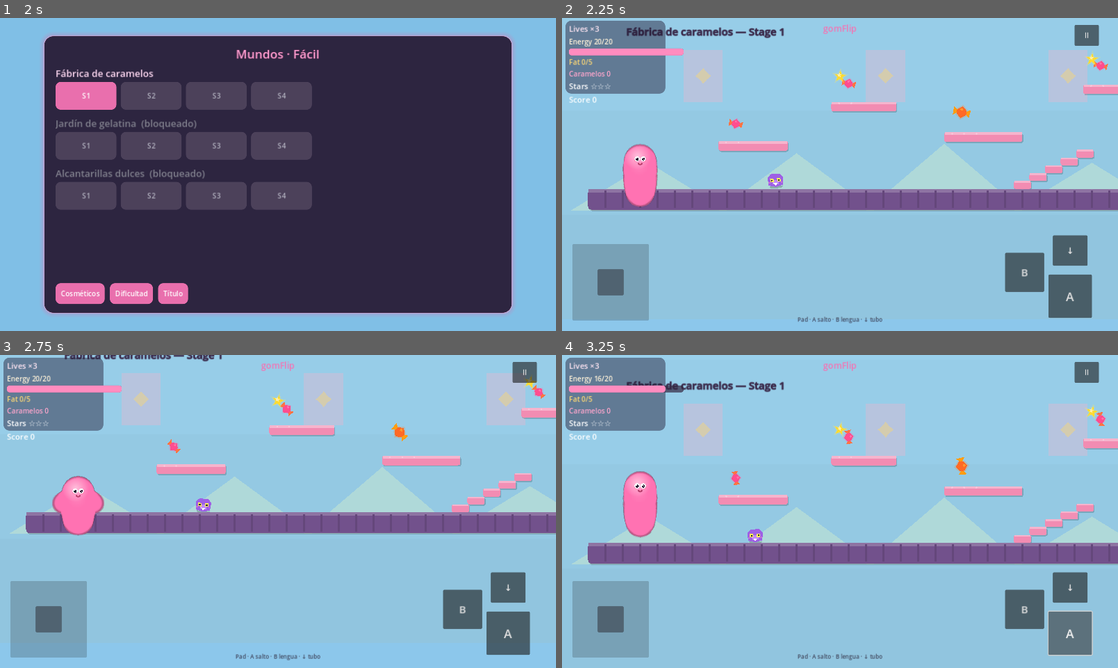
Above: before the commit, frames 1-4 (two rows, left to right).
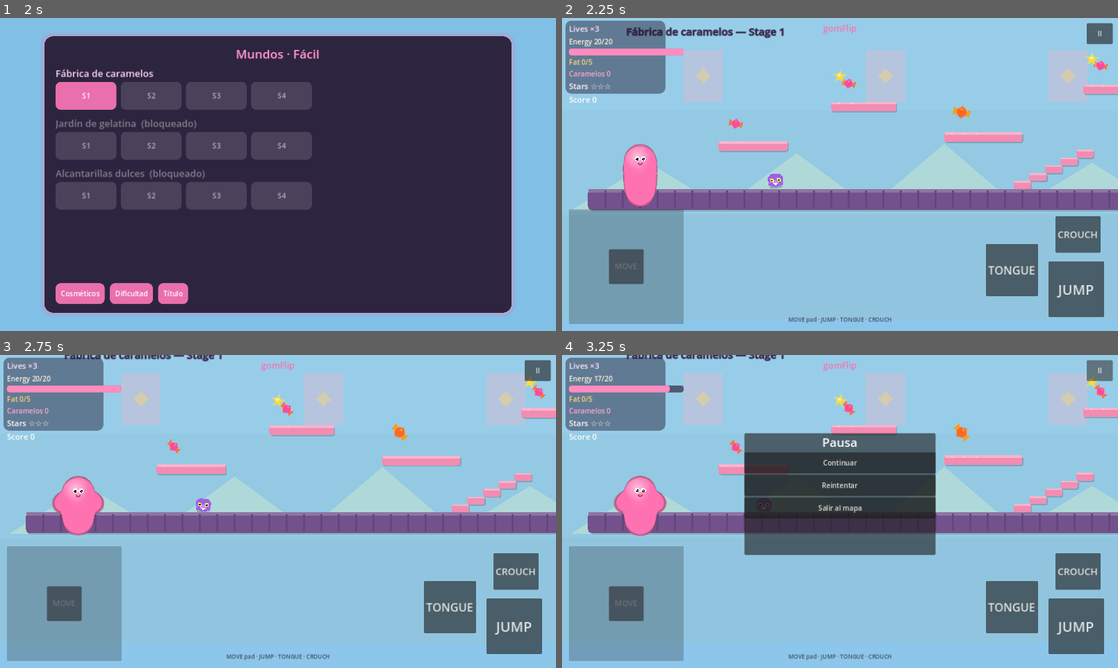
Above: after the commit, the same moments.

Repository: InversorIbex/plopflip
Game: Godot game, scene res://scenes/main.tscn
Two runs of this game, one before a commit and one after it. Both use one fixed random seed, a clock stepped at 60 frames per second and the inputs below.
Inputs:
- Up to frame 1 (2 s): click "Jugar" at 0.5 s; click "Fácil" at 1.25 s
- Up to frame 2 (2.25 s): click "S1" at 2 s
- Up to frame 3 (2.75 s): no input
- Up to frame 4 (3.25 s): click "A" (after the commit: "II") at 2.75 s

Frame 1 is identical in both runs. In frame 2, 8.4% of the frame differs, in the area x 1-100%, y 1-98%; in frame 3, 8.4%; in frame 4, 40%, in the area x 1-100%, y 0-98%.

Commit message:
Fix Android multitouch controls with TouchScreenButtons
Root cause: GUI Buttons only received the first emulated mouse finger, so
move+jump could not work together and the pad often did nothing.
Drive move/jump/tongue/crouch via TouchScreenButton → InputMap instead.

Co-authored-by: Inversor_IBEX <InversorIbex@users.noreply.github.com>

Diff:
--- a/project.godot
+++ b/project.godot
@@ -31,6 +31,11 @@
 window/stretch/mode="canvas_items"
 window/stretch/aspect="expand"
 window/handheld/orientation=4
+
+[input_devices]
+
+pointing/emulate_touch_from_mouse=true
+pointing/emulate_mouse_from_touch=true
 
 [input]
 
--- a/scenes/ui/touch_controls.tscn
+++ b/scenes/ui/touch_controls.tscn
@@ -1,6 +1,9 @@
-[gd_scene load_steps=2 format=3 uid="uid://gomflip_touch"]
+[gd_scene load_steps=3 format=3 uid="uid://gomflip_touch"]
 
 [ext_resource type="Script" path="res://scripts/touch_controls.gd" id="1_touch"]
+
+[sub_resource type="RectangleShape2D" id="Rect_placeholder"]
+size = Vector2(140, 140)
 
 [node name="TouchControls" type="Control"]
 layout_mode = 3
@@ -17,12 +20,12 @@
 anchors_preset = 2
 anchor_top = 1.0
 anchor_bottom = 1.0
-offset_left = 24.0
-offset_top = -200.0
-offset_right = 200.0
-offset_bottom = -24.0
+offset_left = 16.0
+offset_top = -280.0
+offset_right = 280.0
+offset_bottom = -16.0
 grow_vertical = 0
-mouse_filter = 0
+mouse_filter = 2
 
 [node name="Bg" type="Panel" parent="LeftPad"]
 layout_mode = 1
@@ -31,16 +34,34 @@
 anchor_bottom = 1.0
 grow_horizontal = 2
 grow_vertical = 2
-modulate = Color(1, 1, 1, 0.35)
+modulate = Color(1, 1, 1, 0.4)
+mouse_filter = 2
+
+[node name="Hint" type="Label" parent="LeftPad"]
+layout_mode = 1
+anchors_preset = 8
+anchor_left = 0.5
+anchor_top = 0.5
+anchor_right = 0.5
+anchor_bottom = 0.5
+offset_left = -48.0
+offset_top = -14.0
+offset_right = 48.0
+offset_bottom = 14.0
+theme_override_colors/font_color = Color(1, 1, 1, 0.55)
+theme_override_font_sizes/font_size = 18
+text = "MOVE"
+horizontal_alignment = 1
+vertical_alignment = 1
 mouse_filter = 2
 
 [node name="Knob" type="Panel" parent="LeftPad"]
 layout_mode = 0
-offset_left = 58.0
-offset_top = 58.0
-offset_right = 118.0
-offset_bottom = 118.0
-modulate = Color(1, 0.55, 0.7, 0.7)
+offset_left = 92.0
+offset_top = 92.0
+offset_right = 172.0
+offset_bottom = 172.0
+modulate = Color(1, 0.55, 0.7, 0.85)
 mouse_filter = 2
 
 [node name="RightButtons" type="Control" parent="."]
@@ -50,39 +71,75 @@
 anchor_top = 1.0
 anchor_right = 1.0
 anchor_bottom = 1.0
-offset_left = -260.0
-offset_top = -220.0
-offset_right = -16.0
-offset_bottom = -16.0
+offset_left = -320.0
+offset_top = -280.0
+offset_right = -12.0
+offset_bottom = -12.0
 grow_horizontal = 0
 grow_vertical = 0
 mouse_filter = 2
 
 [node name="Jump" type="Button" parent="RightButtons"]
 layout_mode = 0
-offset_left = 100.0
-offset_top = 90.0
-offset_right = 200.0
-offset_bottom = 190.0
-theme_override_font_sizes/font_size = 28
-text = "A"
+offset_left = 160.0
+offset_top = 120.0
+offset_right = 288.0
+offset_bottom = 248.0
+focus_mode = 0
+mouse_filter = 2
+theme_override_font_sizes/font_size = 32
+text = "JUMP"
 
 [node name="Tongue" type="Button" parent="RightButtons"]
 layout_mode = 0
-offset_left = 0.0
-offset_top = 40.0
-offset_right = 90.0
-offset_bottom = 130.0
-theme_override_font_sizes/font_size = 24
-text = "B"
+offset_left = 16.0
+offset_top = 80.0
+offset_right = 136.0
+offset_bottom = 200.0
+focus_mode = 0
+mouse_filter = 2
+theme_override_font_sizes/font_size = 26
+text = "TONGUE"
 
 [node name="Down" type="Button" parent="RightButtons"]
 layout_mode = 0
-offset_left = 110.0
-offset_top = 0.0
-offset_right = 190.0
-offset_bottom = 70.0
-theme_override_font_sizes/font_size = 20
-text = "↓"
+offset_left = 176.0
+offset_top = 16.0
+offset_right = 280.0
+offset_bottom = 100.0
+focus_mode = 0
+mouse_filter = 2
+theme_override_font_sizes/font_size = 22
+text = "CROUCH"
 
-[connection signal="gui_input" from="LeftPad" to="." method="_on_left_pad_gui_input"]
+[node name="Buttons" type="Node2D" parent="."]
+
+[node name="Jump" type="TouchScreenButton" parent="Buttons"]
+position = Vector2(1120, 560)
+shape = SubResource("Rect_placeholder")
+action = "jump"
+passby_press = true
+
+[node name="Tongue" type="TouchScreenButton" parent="Buttons"]
+position = Vector2(980, 520)
+shape = SubResource("Rect_placeholder")
+action = "tongue"
+passby_press = true
+
+[node name="Down" type="TouchScreenButton" parent="Buttons"]
+position = Vector2(1120, 420)
+shape = SubResource("Rect_placeholder")
+action = "move_down"
+passby_press = true
+
+[node name="Left" type="TouchScreenButton" parent="Buttons"]
+position = Vector2(80, 560)
+shape = SubResource("Rect_placeholder")
+action = "move_left"
+passby_press = true
+
+[node name="Right" type="TouchScreenButton" parent="Buttons"]
+position = Vector2(200, 560)
+shape = SubResource("Rect_placeholder")
+action = "move_right"
+passby_press = true
--- a/scripts/fase0_stage.gd
+++ b/scripts/fase0_stage.gd
@@ -3,7 +3,7 @@
 
 @onready var player: CharacterBody2D = $Player
 @onready var camera: Camera2D = $Camera2D
-@onready var touch: Control = $UI/TouchControls
+@onready var touch: Node = $UI/TouchControls
 
 
 func _ready() -> void:
--- a/scripts/hud.gd
+++ b/scripts/hud.gd
@@ -36,7 +36,7 @@
 	_on_stars(GameState.stars_mask)
 	_on_score(GameState.stage_score)
 	if hint_label:
-		hint_label.text = "Pad · A salto · B lengua · ↓ tubo"
+		hint_label.text = "MOVE pad · JUMP · TONGUE · CROUCH"
 	var title: Label = get_node_or_null("Root/Title")
 	if title:
 		title.text = "gomFlip"
--- a/scripts/stage_runtime.gd
+++ b/scripts/stage_runtime.gd
@@ -10,7 +10,7 @@
 var level: Dictionary = {}
 var player: CharacterBody2D
 var camera: Camera2D
-var touch: Control
+var touch: Node
 var hud: Control
 var finished: bool = false
 var _entities: Node2D
@@ -468,16 +468,27 @@
 	canvas.layer = 20
 	add_child(canvas)
 	hud = preload("res://scenes/ui/hud.tscn").instantiate()
+	# HUD must not steal touches from virtual controls.
+	if hud is Control:
+		(hud as Control).mouse_filter = Control.MOUSE_FILTER_IGNORE
 	canvas.add_child(hud)
+	# Touch on its own higher layer so controls stay above HUD/hints.
+	var touch_layer := CanvasLayer.new()
+	touch_layer.layer = 30
+	add_child(touch_layer)
 	touch = preload("res://scenes/ui/touch_controls.tscn").instantiate()
-	canvas.add_child(touch)
+	touch_layer.add_child(touch)
 	if touch.has_method("bind_player"):
 		touch.bind_player(player)
-	# Pause button
+	# Pause button (small, top-right — does not cover action buttons)
 	var pause_btn := Button.new()
 	pause_btn.text = "II"
-	pause_btn.position = Vector2(1180, 16)
-	pause_btn.custom_minimum_size = Vector2(56, 48)
+	pause_btn.set_anchors_preset(Control.PRESET_TOP_RIGHT)
+	pause_btn.offset_left = -72.0
+	pause_btn.offset_top = 12.0
+	pause_btn.offset_right = -12.0
+	pause_btn.offset_bottom = 60.0
+	pause_btn.focus_mode = Control.FOCUS_NONE
 	pause_btn.pressed.connect(func() -> void: get_tree().paused = true; _show_pause())
 	canvas.add_child(pause_btn)
 	pause_btn.process_mode = Node.PROCESS_MODE_ALWAYS
--- a/scripts/touch_controls.gd
+++ b/scripts/touch_controls.gd
@@ -1,96 +1,174 @@
 extends Control
-## Virtual landscape controls — left pad, jump + tongue on the right (GDD §8.1).
+## Android multitouch controls.
+## Gameplay actions: TouchScreenButton → InputMap (multi-finger safe).
+## Visible pad/buttons are cosmetics; hit shapes are laid out over them.
 
 @export var player_path: NodePath
-
 var player: Node
-var pad_touch_index: int = -1
-var pad_origin: Vector2 = Vector2.ZERO
 
 @onready var pad_area: Control = $LeftPad
 @onready var pad_knob: Control = $LeftPad/Knob
-@onready var btn_jump: Button = $RightButtons/Jump
-@onready var btn_tongue: Button = $RightButtons/Tongue
-@onready var btn_down: Button = $RightButtons/Down
 
 
 func _ready() -> void:
+	mouse_filter = Control.MOUSE_FILTER_IGNORE
+	process_mode = Node.PROCESS_MODE_ALWAYS
+	set_anchors_and_offsets_preset(Control.PRESET_FULL_RECT)
 	if player_path:
 		player = get_node_or_null(player_path)
-	btn_jump.button_down.connect(func() -> void:
-		if player and player.has_method("press_jump"):
-			player.press_jump()
-	)
-	btn_tongue.button_down.connect(func() -> void:
-		if player and player.has_method("press_tongue"):
-			player.press_tongue()
-	)
-	btn_down.button_down.connect(func() -> void:
-		if player and player.has_method("set_touch_down"):
-			player.set_touch_down(true)
-	)
-	btn_down.button_up.connect(func() -> void:
-		if player and player.has_method("set_touch_down"):
-			player.set_touch_down(false)
-	)
+	_setup_ui_filters()
+	_reset_pad_visual()
+	_layout_touch_buttons()
+	get_viewport().size_changed.connect(_layout_touch_buttons)
+	call_deferred("_layout_touch_buttons")
+	var relay := Node.new()
+	relay.name = "StickInputRelay"
+	relay.set_script(preload("res://scripts/touch_input_relay.gd"))
+	add_child(relay)
 
 
 func bind_player(p: Node) -> void:
 	player = p
 
 
-func _gui_input(event: InputEvent) -> void:
-	# Fallback — pad handled in LeftPad
-	pass
+func _setup_ui_filters() -> void:
+	for path in ["LeftPad", "RightButtons/Jump", "RightButtons/Tongue", "RightButtons/Down"]:
+		var node := get_node_or_null(path)
+		if node is Control:
+			(node as Control).mouse_filter = Control.MOUSE_FILTER_IGNORE
+		if node is BaseButton:
+			(node as BaseButton).focus_mode = Control.FOCUS_NONE
+	if pad_area:
+		for child in pad_area.get_children():
+			if child is Control:
+				(child as Control).mouse_filter = Control.MOUSE_FILTER_IGNORE
 
 
-func _on_left_pad_gui_input(event: InputEvent) -> void:
-	if event is InputEventScreenTouch:
-		var st := event as InputEventScreenTouch
-		if st.pressed:
-			pad_touch_index = st.index
-			pad_origin = pad_area.size * 0.5
-			_update_pad(st.position)
-		elif st.index == pad_touch_index:
-			pad_touch_index = -1
-			_reset_pad()
-	elif event is InputEventScreenDrag:
-		var sd := event as InputEventScreenDrag
-		if sd.index == pad_touch_index:
-			_update_pad(sd.position)
-	elif event is InputEventMouseButton:
-		var mb := event as InputEventMouseButton
-		if mb.button_index == MOUSE_BUTTON_LEFT:
-			if mb.pressed:
-				pad_touch_index = 0
-				_update_pad(mb.position)
-			else:
-				pad_touch_index = -1
-				_reset_pad()
-	elif event is InputEventMouseMotion and pad_touch_index == 0:
-		_update_pad((event as InputEventMouseMotion).position)
+func _layout_touch_buttons() -> void:
+	_place($Buttons/Jump, $RightButtons/Jump)
+	_place($Buttons/Tongue, $RightButtons/Tongue)
+	_place($Buttons/Down, $RightButtons/Down)
+	if pad_area and pad_area.size.x > 4.0:
+		_place($Buttons/Left, pad_area, Rect2(0, 0, 0.5, 1))
+		_place($Buttons/Right, pad_area, Rect2(0.5, 0, 0.5, 1))
+	else:
+		var vp := get_viewport().get_visible_rect().size
+		_place_rect($Buttons/Left, Rect2(16, vp.y - 280, 130, 260))
+		_place_rect($Buttons/Right, Rect2(150, vp.y - 280, 130, 260))
+		_place_rect($Buttons/Jump, Rect2(vp.x - 200, vp.y - 240, 160, 160))
+		_place_rect($Buttons/Tongue, Rect2(vp.x - 340, vp.y - 280, 140, 140))
+		_place_rect($Buttons/Down, Rect2(vp.x - 180, vp.y - 360, 120, 100))
 
 
-func _update_pad(local_pos: Vector2) -> void:
-	var center := pad_area.size * 0.5
-	var delta := local_pos - center
-	var max_r := minf(pad_area.size.x, pad_area.size.y) * 0.35
-	if delta.length() > max_r:
-		delta = delta.normalized() * max_r
-	pad_knob.position = center + delta - pad_knob.size * 0.5
-	var axis := clampf(delta.x / max_r, -1.0, 1.0)
-	var down := delta.y > max_r * 0.55
-	if player:
-		if player.has_method("set_touch_axis"):
-			player.set_touch_axis(axis)
-		if player.has_method("set_touch_down"):
-			player.set_touch_down(down)
+func _place(tsb: TouchScreenButton, ctrl: Control, sub: Rect2 = Rect2(0, 0, 1, 1)) -> void:
+	if tsb == null or ctrl == null:
+		return
+	var top_left := ctrl.get_global_transform_with_canvas() * (ctrl.size * sub.position)
+	var size := ctrl.size * sub.size
+	_place_rect(tsb, Rect2(top_left - Vector2(12, 12), size + Vector2(24, 24)))
 
 
-func _reset_pad() -> void:
-	pad_knob.position = pad_area.size * 0.5 - pad_knob.size * 0.5
-	if player:
-		if player.has_method("set_touch_axis"):
-			player.set_touch_axis(0.0)
-		if player.has_method("set_touch_down"):
-			player.set_touch_down(false)
+func _place_rect(tsb: TouchScreenButton, rect: Rect2) -> void:
+	if tsb == null:
+		return
+	tsb.position = rect.position + rect.size * 0.5
+	var shape := RectangleShape2D.new()
+	shape.size = rect.size
+	tsb.shape = shape
+	tsb.passby_press = true
+
+
+func _reset_pad_visual() -> void:
+	if pad_area and pad_knob:
+		pad_knob.position = pad_area.size * 0.5 - pad_knob.size * 0.5
+
+
+func handle_input_event(event: InputEvent) -> void:
+	# Knob follow only — InputMap comes from TouchScreenButtons.
+	var pos := Vector2.ZERO
+	var pressed := false
+	var tracking := false
+	if event is InputEventScreenTouch:
+		pos = (event as InputEventScreenTouch).position
+		pressed = (event as InputEventScreenTouch).pressed
+		tracking = true
+	elif event is InputEventScreenDrag:
+		pos = (event as InputEventScreenDrag).position
+		pressed = true
+		tracking = true
+	elif not DisplayServer.is_touchscreen_available():
+		if event is InputEventMouseButton and (event as InputEventMouseButton).button_index == MOUSE_BUTTON_LEFT:
+			pos = (event as InputEventMouseButton).position
+			pressed = (event as InputEventMouseButton).pressed
+			tracking = true
+		elif event is InputEventMouseMotion and Input.is_mouse_button_pressed(MOUSE_BUTTON_LEFT):
+			pos = (event as InputEventMouseMotion).position
+			pressed = true
+			tracking = true
+	if not tracking:
+		return
+	if not _point_in_pad(pos):
+		if not pressed:
+			_reset_pad_visual()
+		return
+	if pressed:
+		_follow_knob(pos)
+	else:
+		_reset_pad_visual()
+
+
+func _point_in_pad(screen_pos: Vector2) -> bool:
+	if pad_area == null:
+		return false
+	var local := pad_area.get_global_transform_with_canvas().affine_inverse() * screen_pos
+	return Rect2(Vector2(-24, -24), pad_area.size + Vector2(48, 48)).has_point(local)
+
+
+func _follow_knob(screen_pos: Vector2) -> void:
+	if pad_area == null or pad_knob == null:
+		return
+	var local := pad_area.get_global_transform_with_canvas().affine_inverse() * screen_pos
+	var center := pad_area.size * 0.5
+	var delta := local - center
+	var max_r := minf(pad_area.size.x, pad_area.size.y) * 0.42
+	if max_r > 1.0 and delta.length() > max_r:
+		delta = delta.normalized() * max_r
+	if max_r > 1.0:
+		pad_knob.position = center + delta - pad_knob.size * 0.5
+		var axis := clampf(delta.x / max_r, -1.0, 1.0)
+		if player and player.has_method("set_touch_axis"):
+			player.set_touch_axis(axis)
+		if player and player.has_method("set_touch_down"):
+			player.set_touch_down(delta.y > max_r * 0.55 or Input.is_action_pressed("move_down"))
+
+
+func debug_press_move(axis: float) -> void:
+	if axis < -0.2:
+		if Input.is_action_pressed("move_right"):
+			Input.action_release("move_right")
+		Input.action_press("move_left", absf(axis))
+	elif axis > 0.2:
+		if Input.is_action_pressed("move_left"):
+			Input.action_release("move_left")
+		Input.action_press("move_right", absf(axis))
+	else:
+		if Input.is_action_pressed("move_left"):
+			Input.action_release("move_left")
+		if Input.is_action_pressed("move_right"):
+			Input.action_release("move_right")
+	if player and player.has_method("set_touch_axis"):
+		player.set_touch_axis(axis)
+
+
+func debug_press_jump() -> void:
+	Input.action_press("jump")
+	if player and player.has_method("press_jump"):
+		player.press_jump()
+	Input.action_release("jump")
+
+
+func debug_press_tongue() -> void:
+	Input.action_press("tongue")
+	if player and player.has_method("press_tongue"):
+		player.press_tongue()
+	Input.action_release("tongue")
--- /dev/null
+++ b/scripts/touch_input_relay.gd
@@ -0,0 +1,13 @@
+extends Node
+## Relays _input to parent TouchControls — Control._input is unreliable.
+
+
+func _ready() -> void:
+	set_process_input(true)
+	process_mode = Node.PROCESS_MODE_ALWAYS
+
+
+func _input(event: InputEvent) -> void:
+	var parent := get_parent()
+	if parent and parent.has_method("handle_input_event"):
+		parent.handle_input_event(event)
--- /dev/null
+++ b/scripts/touch_input_smoke.gd
@@ -0,0 +1,94 @@
+extends SceneTree
+## Headless smoke: InputMap move/jump fire; TouchScreenButtons laid out.
+
+
+func _init() -> void:
+	call_deferred("_run")
+
+
+func _run() -> void:
+	var failed := 0
+	print("touch_input_smoke: start")
+
+	Input.action_press("move_right", 1.0)
+	if not Input.is_action_pressed("move_right") or absf(Input.get_axis("move_left", "move_right") - 1.0) > 0.01:
+		push_error("FAIL: move_right / get_axis")
+		failed += 1
+	else:
+		print("OK: move_right + get_axis")
+	Input.action_release("move_right")
+
+	Input.action_press("move_left", 1.0)
+	if Input.get_axis("move_left", "move_right") >= 0.0:
+		push_error("FAIL: get_axis left")
+		failed += 1
+	else:
+		print("OK: get_axis left")
+	Input.action_release("move_left")
+
+	Input.action_press("jump")
+	if not Input.is_action_pressed("jump"):
+		push_error("FAIL: jump")
+		failed += 1
+	else:
+		print("OK: jump pressed")
+	Input.action_release("jump")
+
+	var packed: PackedScene = load("res://scenes/ui/touch_controls.tscn") as PackedScene
+	var controls: Control = packed.instantiate()
+	root.add_child(controls)
+	await create_timer(0.1).timeout
+	controls._layout_touch_buttons()
+	await create_timer(0.05).timeout
+
+	controls.debug_press_move(1.0)
+	if not Input.is_action_pressed("move_right"):
+		push_error("FAIL: debug_press_move right")
+		failed += 1
+	else:
+		print("OK: debug_press_move → move_right")
+	controls.debug_press_move(-1.0)
+	if not Input.is_action_pressed("move_left"):
+		push_error("FAIL: debug_press_move left")
+		failed += 1
+	else:
+		print("OK: debug_press_move → move_left")
+	controls.debug_press_move(0.0)
+	print("OK: move released")
+
+	controls.debug_press_jump()
+	print("OK: debug_press_jump")
+
+	# TouchScreenButton layout sanity
+	var jump_tsb: TouchScreenButton = controls.get_node("Buttons/Jump")
+	var left_tsb: TouchScreenButton = controls.get_node("Buttons/Left")
+	var right_tsb: TouchScreenButton = controls.get_node("Buttons/Right")
+	if jump_tsb == null or jump_tsb.shape == null or (jump_tsb.shape as RectangleShape2D).size.x < 40:
+		push_error("FAIL: Jump TouchScreenButton shape missing/small")
+		failed += 1
+	else:
+		print("OK: Jump TSB shape=", (jump_tsb.shape as RectangleShape2D).size, " pos=", jump_tsb.position)
+	if left_tsb.action != "move_left" or right_tsb.action != "move_right" or jump_tsb.action != "jump":
+		push_error("FAIL: TSB actions wrong")
+		failed += 1
+	else:
+		print("OK: TSB actions move_left/move_right/jump")
+
+	# Simulate TSB press via unit API if available — else action_press mirrors what TSB does.
+	Input.action_press("move_right")
+	Input.action_press("jump")
+	if not (Input.is_action_pressed("move_right") and Input.is_action_pressed("jump")):
+		push_error("FAIL: simultaneous move+jump actions")
+		failed += 1
+	else:
+		print("OK: simultaneous move_right + jump (multitouch InputMap)")
+	Input.action_release("move_right")
+	Input.action_release("jump")
+
+	controls.queue_free()
+	if failed == 0:
+		print("touch_input_smoke: ALL PASSED")
+		quit(0)
+	else:
+		print("touch_input_smoke: FAILED (%d)" % failed)
+		quit(1)
Not shown, changed: dist/gomFlip-debug.apk
